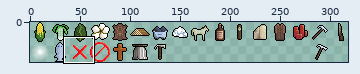
Two versions of one sprite sheet, tiles/commodities20.png. The first picture is a wide view before the edit; the outline marks the close-up.
Close-up. Before:
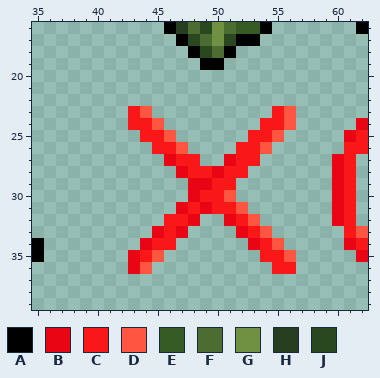
The file is 320x40 pixels. Pixels under 10% opacity are left out. Colours within 5 levels of each other are drawn and written as one. Shown: x 35..62, y 16..39. The wide view leaves out empty margins.
Palette (. is transparent): A #000000  B #ea0514  C #fa1717  D #ff5541  E #375b25  F #4c6c32  G #719142  H #263e1f  J #294820
Pixels before, first column x 35:
16 ...........AHFJGFEEA.......A
17 ............AJFGJAA.........
18 .............AJFA...........
19 ..............AA............
20 ............................
21 ............................
22 ............................
23 ........CD..........CD......
24 ........CCD........CCD.....B
25 .........CCD......CCD.....BC
26 ..........CCD....CCD......CC
27 ...........BCC..BCC......BC.
28 ............BCCBCC.......BC.
29 .............BBCC........BC.
30 .............BCCD........BC.
31 ............BCBCCD.......BC.
32 ...........CCB..BCD......BC.
33 ..........BCB....BCD......CD
34 A........BCC......BCD.....BC
35 A.......BCD........CCD.....B
36 ........BD..........CC......
After:
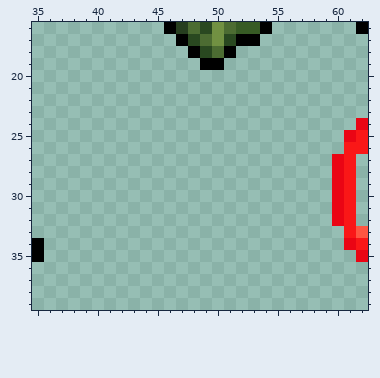
The exact change:
Changed rows in their new state; - is an unchanged pixel.
first column x 43:
23 ..----------..
24 ...--------...
25 -...------...-
26 --...----...--
27 ---...--...---
28 ----......----
29 -----....-----
30 -----....-----
31 ----......----
32 ---...--...---
33 --...----...--
34 -...------...-
35 ...--------...
36 ..----------..
